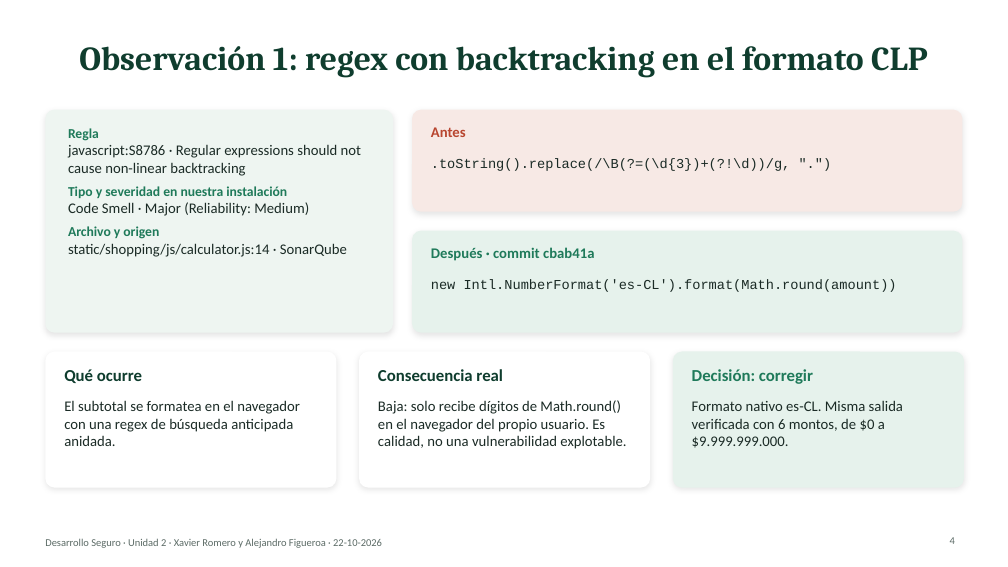
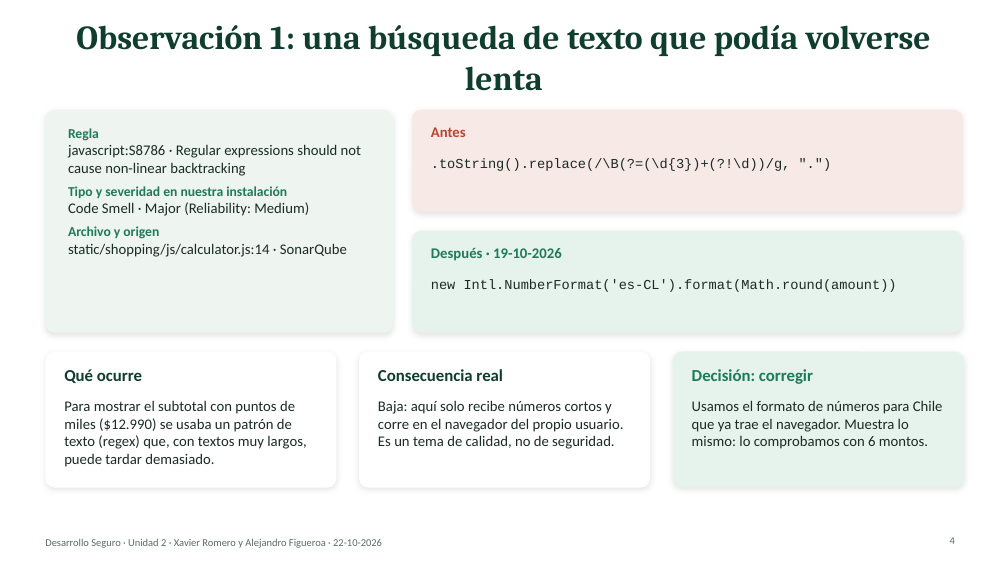
Before and after one commit to xaviiromf/desarrollo-seguro-10-09, a slide deck: slide 4 of evaluacion_u2/Presentacion_U2_Desarrollo_Seguro.pptx. Drawn at 1008x567 pixels with LibreOffice and Linux fonts; fonts in the diff are those of the drawing. Boxes give left, top, right and bottom in pixels: in the first picture for what was removed or moved away, otherwise in the second. Text is boxed around its words. In the diff, an @@ line names an element or a change of style, - is before the commit and + after.

Commit message:
docs: simplify deck wording, drop criteria and commit refs, generate script and prep guide from guion.json

```diff
--- a/evaluacion_u2/Presentacion_U2_Desarrollo_Seguro.pptx
+++ b/evaluacion_u2/Presentacion_U2_Desarrollo_Seguro.pptx
@@ title at box(76, 25, 931, 91): text changed @@
-Observación 1: regex con backtracking en el formato CLP
+Observación 1: una búsqueda de texto que podía volverse lenta
@@ text at box(431, 248, 562, 261): text changed @@
-Después · commit cbab41a
+Después · 19-10-2026
@@ text at box(64, 400, 306, 467): text changed @@
-El subtotal se formatea en el navegador con una regex de búsqueda anticipada anidada.
+Para mostrar el subtotal con puntos de miles ($12.990) se usaba un patrón de texto (regex) que, con textos muy largos, puede tardar demasiado.
@@ text at box(378, 400, 623, 449): text changed @@
-Baja: solo recibe dígitos de Math.round() en el navegador del propio usuario. Es calidad, no una vulnerabilidad explotable.
+Baja: aquí solo recibe números cortos y corre en el navegador del propio usuario. Es un tema de calidad, no de seguridad.
@@ text at box(692, 400, 943, 449): text changed @@
-Formato nativo es-CL. Misma salida verificada con 6 montos, de $0 a $9.999.999.000.
+Usamos el formato de números para Chile que ya trae el navegador. Muestra lo mismo: lo comprobamos con 6 montos.
```
Also in this commit, not shown: 13 other slides changed, 5 other files.
